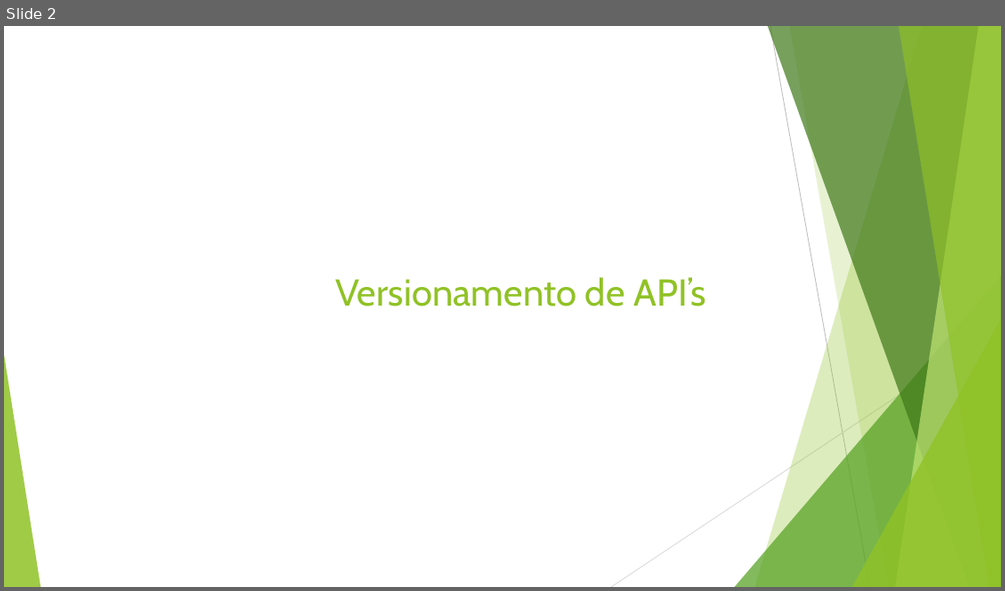
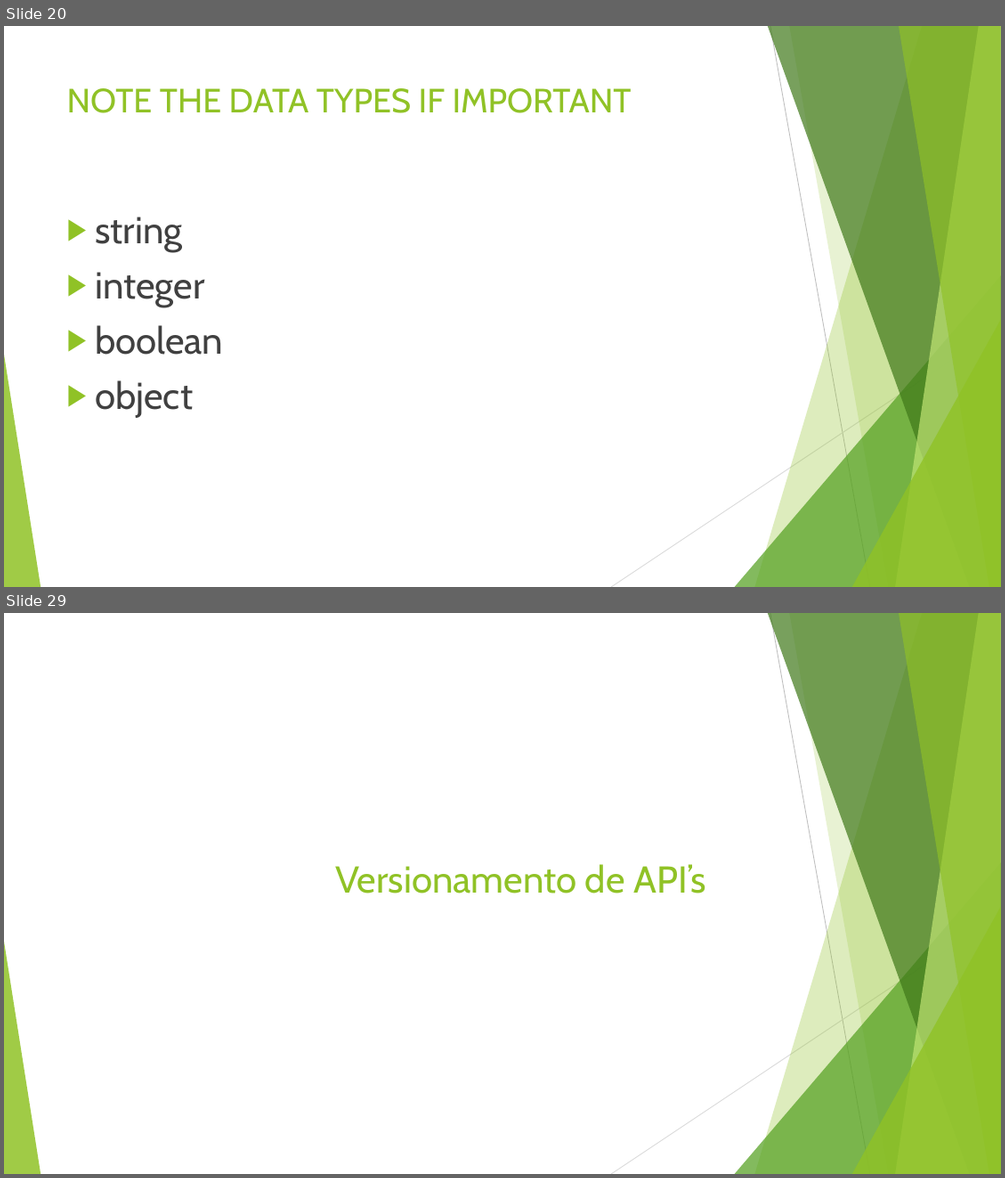
Before and after one commit to leandrocgsi/RestWithASP-NETUdemy, a slide deck: Documents/Understending RESTFul API's .pptx. Shown one above the other, each under a label of ours: slide 2 before the commit, slides 20 and 29 after it; the slides between them are not shown. The pictures are 1005x591 and 1005x1178 pixels, drawn with LibreOffice and Linux fonts; fonts in the diff are those of the drawing. Boxes give left, top, right and bottom in pixels: in the first picture for what was removed or moved away, otherwise in the second. Text is boxed around its words. In the diff, an @@ line names an element or a change of style, - is before the commit and + after.

```diff
--- a/Documents/Understending RESTFul API's .pptx
+++ b/Documents/Understending RESTFul API's .pptx
@@ slide 20 added at <box>4,26,1001,587</box>, background #FFFFFF; not listed: 10 template elements that a slide beside it also shows @@
@@ title added at <box>67,88,631,113</box>, 32.4 pt, text #90C226 @@
+NOTE THE DATA TYPES IF IMPORTANT
@@ text added at <box>95,216,223,418</box>, 36 pt, text #404040 @@
+▶ string
+▶ integer
+▶ boolean
+▶ object
@@ what was slide 2 is now slide 29 @@
```
Also in this commit, not shown: 43 other slides added.
